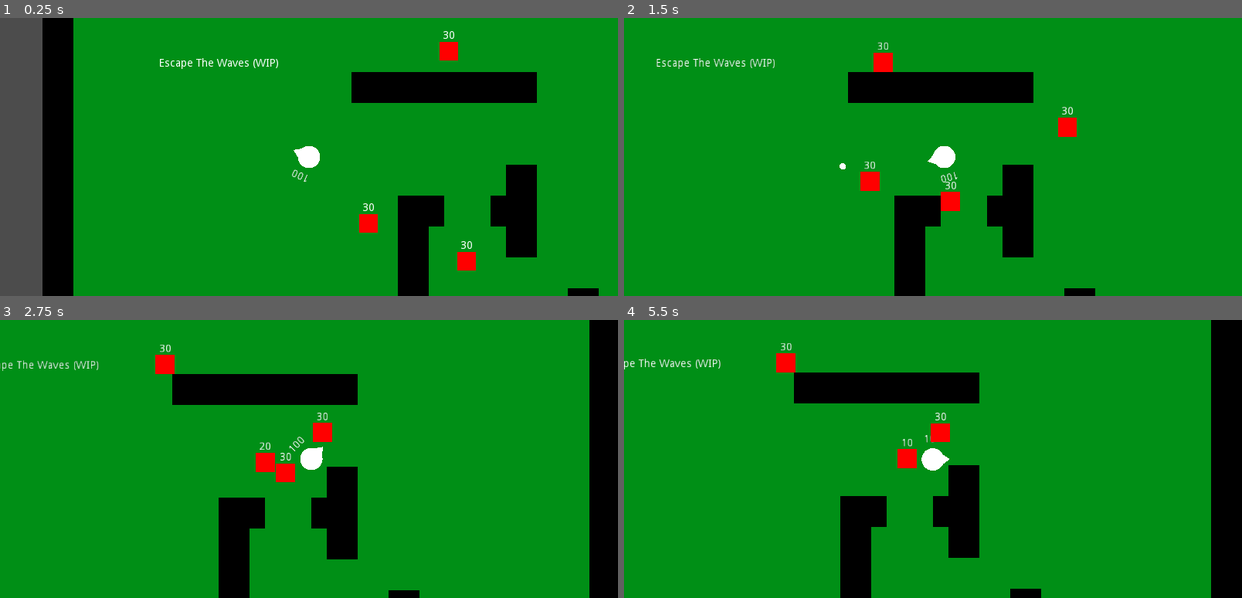
Above: before the commit, frames 1-4 (two rows, left to right).
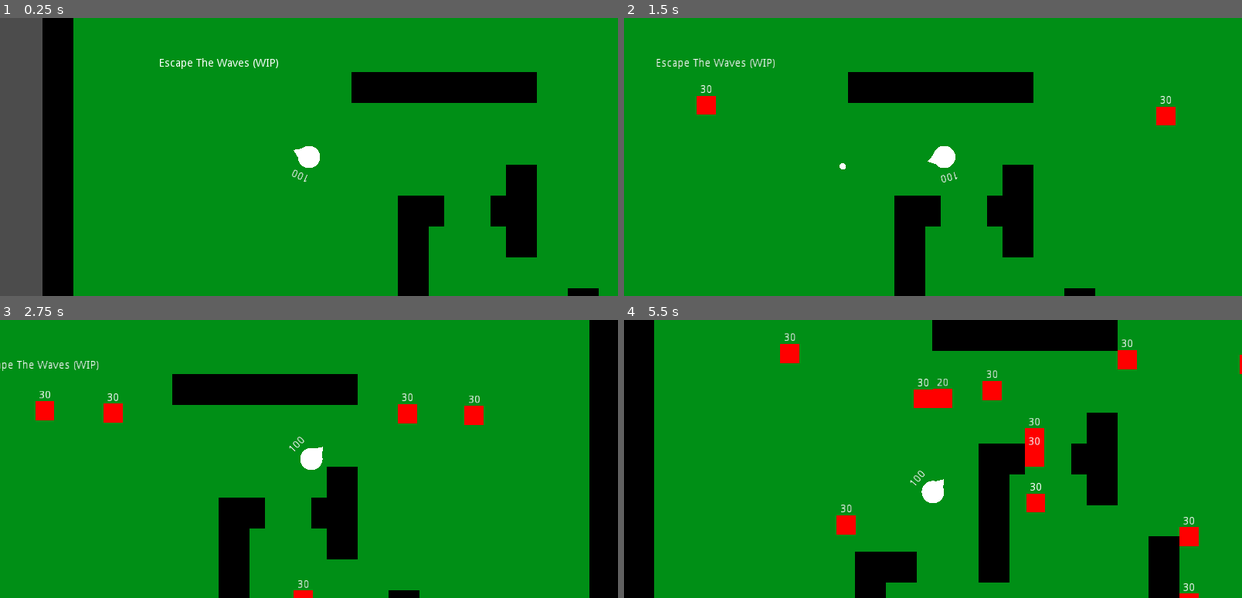
Above: after the commit, the same moments.

Repository: EmilienLeroy/EscapeTheWave
Game: Godot game, scene res://main.tscn
The game is run twice, just before and just after one commit, with the same random seed, the same clock (stepped at 60 frames per second) and the same inputs.
Inputs (mouse positions are in pixels of both pictures, inside the frame that each line leads up to):
- Up to frame 1 (0.25 s): no input
- Up to frame 2 (1.5 s): tap Enter at 0.5 s; move the mouse to (1068, 143) at 0.52 s; hold Right (ui_right) 0.53-1.25 s; click (1068, 143) at 0.67 s; drag from (809, 170) to (902, 212) at 1.27 s
- Up to frame 3 (2.75 s): move the mouse to (370, 397) at 2.02 s; hold Right (ui_right) from 2.03 s (still down)
- Up to frame 4 (5.5 s): release Right (ui_right) at 2.75 s; drag from (902, 514) to (747, 417) at 2.77 s; move the mouse to (1118, 500) at 3.52 s; hold Left (ui_left) 3.53-4.25 s; drag from (747, 417) to (840, 389) at 4.27 s; move the mouse to (963, 459) at 5.02 s; hold Down (ui_down) from 5.03 s (still down); click (963, 459) at 5.17 s

The runs differ from the first frame. In frame 1, 0.7% of the frame differs, in the area x 58-77%, y 4-91%; in frame 2, 1.5%; in frame 3, 2.1%; in frame 4, 30%, in the area x 0-100%, y 0-100%.

Commit message:
✨ Add spawn for create infinite mobs

Diff:
--- a/entities/mobs/base/base.gd
+++ b/entities/mobs/base/base.gd
@@ -11,9 +11,16 @@
 var nav = null;
 var player = null;
 
+func init(p: KinematicBody2D, n: Navigation2D):
+	player = p;
+	nav = n;
+
 func _ready():
-	nav = get_node(nav_path);
-	player = get_node(player_path);
+	if (nav_path):
+		nav = get_node(nav_path);
+
+	if (player_path):
+		player = get_node(player_path);
 
 	$Timer.connect("timeout", self, "on_timeout");
 
--- /dev/null
+++ b/entities/mobs/spawn/spawn.gd
@@ -0,0 +1,30 @@
+extends Position2D
+
+var Mob = preload("res://entities/mobs/base/base.tscn");
+
+export (NodePath) var nav_path;
+export (NodePath) var player_path;
+var nav = null;
+var player = null;
+var rng = RandomNumberGenerator.new();
+
+func _ready():
+	rng.randomize();
+	nav = get_node(nav_path);
+	player = get_node(player_path);
+
+	$Timer.connect("timeout", self, "on_timeout");
+	pass
+
+func create_mob():
+	var mob = Mob.instance();
+
+	mob.init(player, nav);
+	return mob;
+
+func on_timeout():
+	var mob = create_mob();
+
+	add_child(mob);
+	mob.global_position = global_position;
+	$Timer.wait_time = rng.randi_range(1, 5);
--- /dev/null
+++ b/entities/mobs/spawn/spawn.tscn
@@ -0,0 +1,9 @@
+[gd_scene load_steps=2 format=2]
+
+[ext_resource path="res://entities/mobs/spawn/spawn.gd" type="Script" id=1]
+
+[node name="Spawn" type="Position2D"]
+script = ExtResource( 1 )
+
+[node name="Timer" type="Timer" parent="."]
+autostart = true
--- a/entities/player/player.gd
+++ b/entities/player/player.gd
@@ -16,7 +16,7 @@
 func _physics_process(delta):
 	if control.left and control.left.is_pressed():
 		move_and_collide(get_direction_touch(control.left.get_output(), speed, delta));
-	#
+
 	if move_keys_is_pressed():
 		move_and_collide(get_direction_keys(velocity, speed, delta));
 
--- a/main.gd
+++ b/main.gd
@@ -3,4 +3,5 @@
 
 func _ready():
 	Engine.set_target_fps(60);
+	randomize();
 	pass
--- a/main.tscn
+++ b/main.tscn
@@ -5,7 +5,7 @@
 [ext_resource path="res://entities/wall/wall.tscn" type="PackedScene" id=3]
 [ext_resource path="res://main.gd" type="Script" id=4]
 [ext_resource path="res://entities/camera/camera.tscn" type="PackedScene" id=5]
-[ext_resource path="res://entities/mobs/base/base.tscn" type="PackedScene" id=6]
+[ext_resource path="res://entities/mobs/spawn/spawn.tscn" type="PackedScene" id=7]
 
 [node name="Main" type="Node2D"]
 script = ExtResource( 4 )
@@ -27,29 +27,34 @@
 current = true
 target_path = NodePath("../Player")
 
-[node name="Base" parent="." instance=ExtResource( 6 )]
-position = Vector2( 650, 116 )
-nav_path = NodePath("../Navigation2D")
-player_path = NodePath("../Player")
-
-[node name="Mob" parent="." instance=ExtResource( 6 )]
-position = Vector2( 429, 284 )
-nav_path = NodePath("../Navigation2D")
-player_path = NodePath("../Player")
-
-[node name="Mob2" parent="." instance=ExtResource( 6 )]
-position = Vector2( 406, 12 )
-nav_path = NodePath("../Navigation2D")
-player_path = NodePath("../Player")
-
-[node name="Mob3" parent="." instance=ExtResource( 6 )]
-position = Vector2( 302, 235 )
-nav_path = NodePath("../Navigation2D")
-player_path = NodePath("../Player")
-
 [node name="Label" type="Label" parent="."]
 margin_left = 31.0
 margin_top = 22.0
 margin_right = 186.0
 margin_bottom = 36.0
 text = "Escape The Waves (WIP)"
+
+[node name="Spawn2" parent="." instance=ExtResource( 7 )]
+position = Vector2( 691, 96 )
+nav_path = NodePath("../Navigation2D")
+player_path = NodePath("../Player")
+
+[node name="Spawn3" parent="." instance=ExtResource( 7 )]
+position = Vector2( 702, 618 )
+nav_path = NodePath("../Navigation2D")
+player_path = NodePath("../Player")
+
+[node name="Spawn4" parent="." instance=ExtResource( 7 )]
+position = Vector2( 118, 639 )
+nav_path = NodePath("../Navigation2D")
+player_path = NodePath("../Player")
+
+[node name="Spawn5" parent="." instance=ExtResource( 7 )]
+position = Vector2( 443, 438 )
+nav_path = NodePath("../Navigation2D")
+player_path = NodePath("../Player")
+
+[node name="Spawn" parent="." instance=ExtResource( 7 )]
+position = Vector2( 96, 82 )
+nav_path = NodePath("../Navigation2D")
+player_path = NodePath("../Player")
